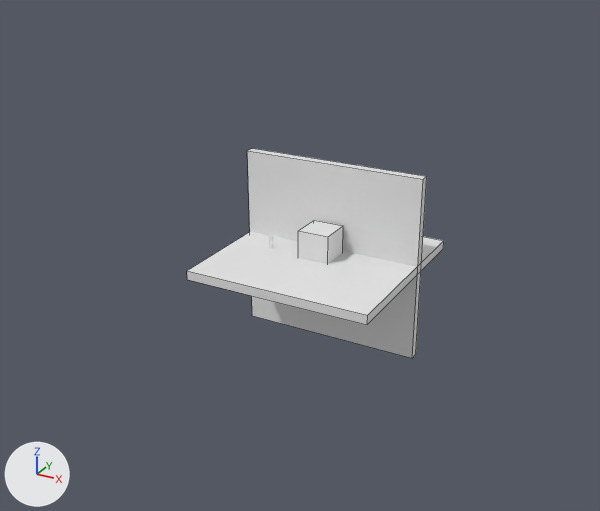
Before and after pictures for a commit that changed the Blender file blend-files/9.blend.
Both versions are drawn from a 50 mm lens placed at (43.7, -84.9, 41.8), pointed at (-2.4, -1.0, -0.1). The axes (+X, +Y, +Z) are drawn at lower left. The lights are the same throughout. Mesh edges are drawn as thin lines on the coarser meshes.
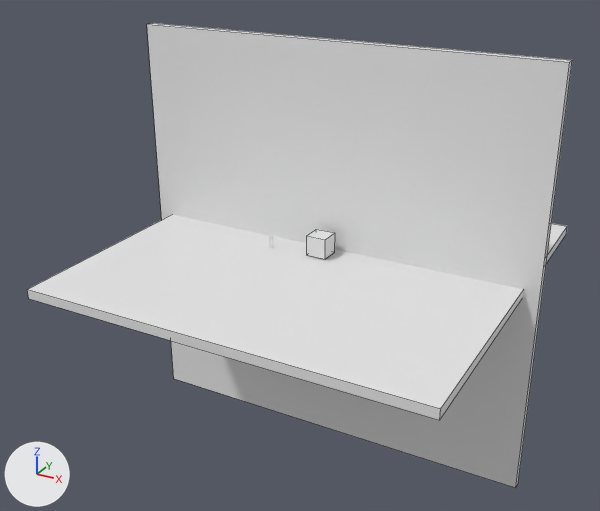
Where the newer file only moved an object's origin or applied its transform, the numbers keep the older frame.

What differs and where, as boxes (x1, y1, x2, y2) in the pictures (600 x 511 px):
'Cube.002', rescaled (135% wider, 121% taller)
    before: (247, 148, 427, 358)
    after: (147, 23, 572, 488)
'Cube', rescaled (110% wider, 117% taller)
    before: (187, 231, 444, 325)
    after: (27, 215, 567, 420)

What changed in the scene script:
```text
Change ob_cube:
    ob_cube.scale: (23.8, 23.8, 1.19) -> (49.7, 49.7, 1.19)
Change ob_cube_002:
    ob_cube_002.scale: (24.0, 24.0, 1.2) -> (53.5, 53.5, 1.2)
```
